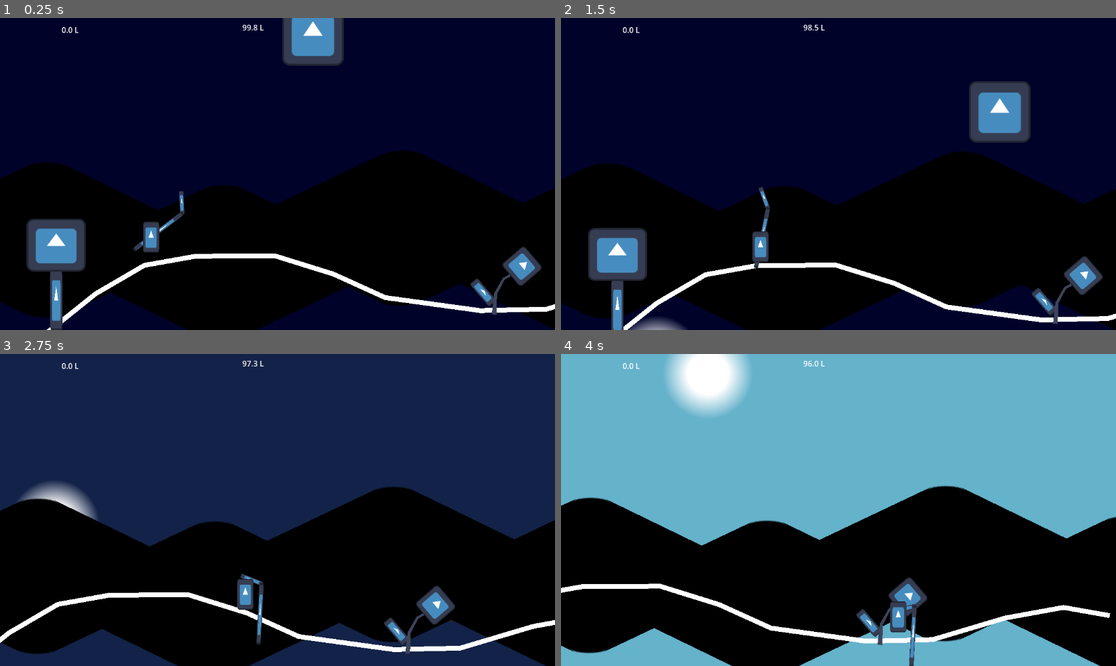
Above: before the commit, frames 1-4 (two rows, left to right).
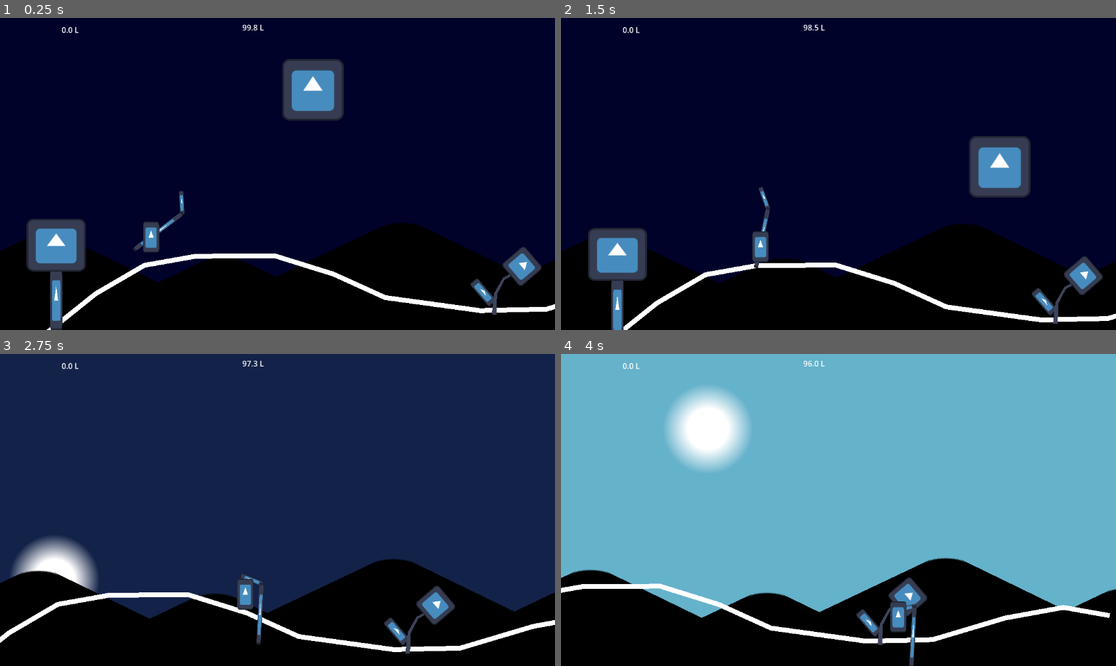
Above: after the commit, the same moments.

Repository: Eptwalabha/ld52
Game: Godot game, scene res://scene/game.tscn
Same seed, same stepped clock (60 frames per second), same inputs: the game is played once before the commit and once after it. The engine's default icon, where the game draws it, is replaced by a stand-in: a white triangle on a blue panel in a dark square.
Inputs:
- Up to frame 1 (0.25 s): no input
- Up to frame 2 (1.5 s): hold E (action) 0.53-1.28 s; hold Right (move_right) from 0.53 s (still down); tap Up (jump) at 0.77 s; tap Space (attack) at 1.35 s
- Up to frame 3 (2.75 s): tap Up (jump) at 1.52 s; release Right (move_right) at 2.03 s; hold Left (move_left) from 2.03 s (still down); hold E (action) from 2.03 s (still down)
- Up to frame 4 (4 s): release Left (move_left) at 2.78 s; release E (action) at 2.78 s; hold Right (move_right) from 2.78 s (still down); tap Space (attack) at 2.85 s; tap Up (jump) at 3.02, 3.77 s; hold E (action) from 3.53 s (still down)

The runs differ from the first frame. In frame 1, 31% of the frame differs, in the area x 0-100%, y 0-100%; in frame 2, 30%; in frame 3, 29%; in frame 4, 34%.

Commit message:
snap player on ground

Diff:
--- a/scene/game.tscn
+++ b/scene/game.tscn
@@ -17,13 +17,13 @@
 motion_scale = Vector2(0, 0)
 
 [node name="SunMoon" parent="parallax/sky" instance=ExtResource("6_kxb6o")]
-position = Vector2(587, 336)
+position = Vector2(587, 450)
 
 [node name="dunes" type="ParallaxLayer" parent="parallax"]
 motion_scale = Vector2(0.1, 0.1)
 
 [node name="Node2D" type="Node2D" parent="parallax/dunes"]
-position = Vector2(0, 200)
+position = Vector2(0, 350)
 scale = Vector2(1, 0.48)
 
 [node name="Icon" type="Sprite2D" parent="parallax/dunes/Node2D"]
--- a/scene/player/player.tscn
+++ b/scene/player/player.tscn
@@ -374,7 +374,7 @@
 [node name="CharacterBody2D" type="CharacterBody2D"]
 collision_mask = 14
 floor_constant_speed = true
-floor_snap_length = 5.0
+floor_snap_length = 8.0
 script = ExtResource("1_pdtgp")
 
 [node name="aim" type="Node2D" parent="."]
